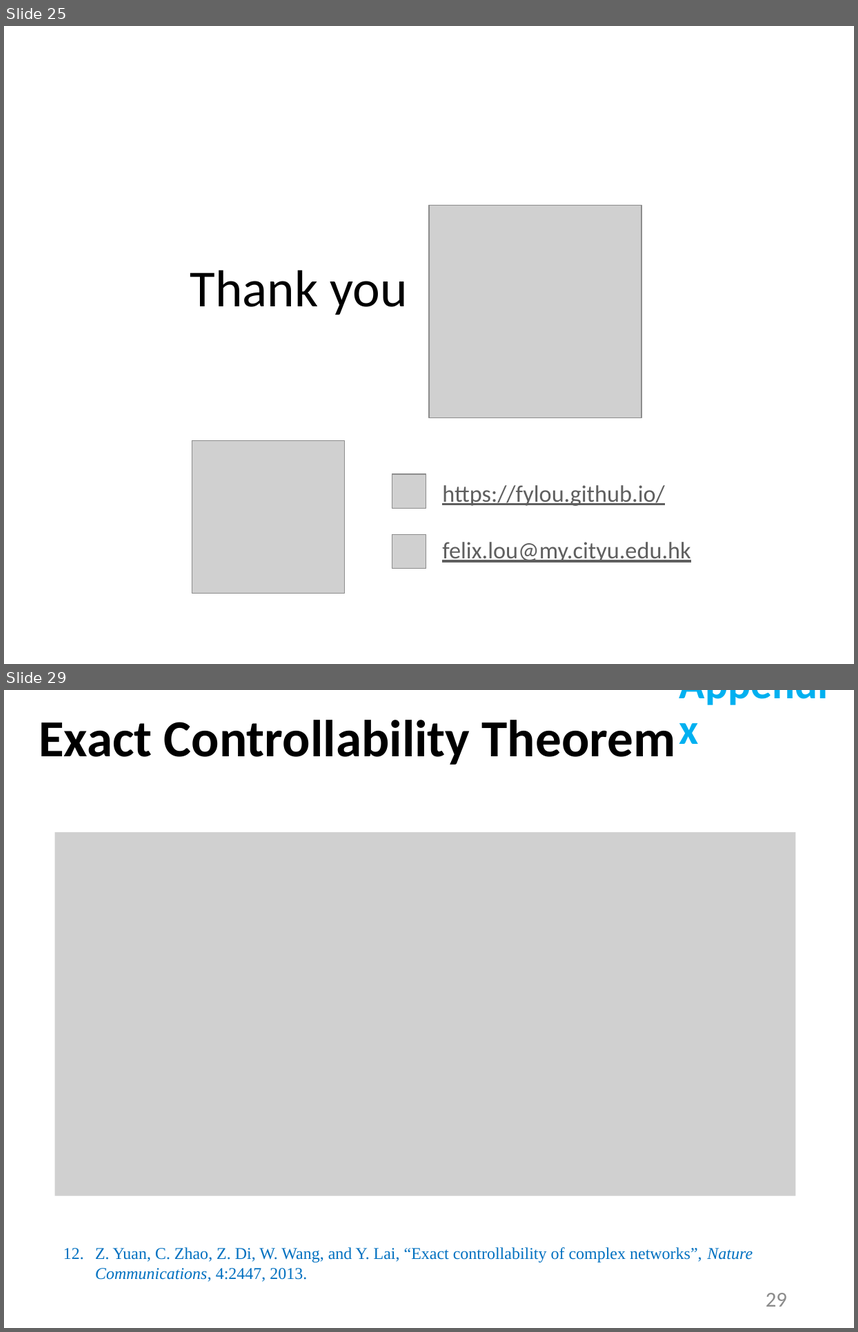
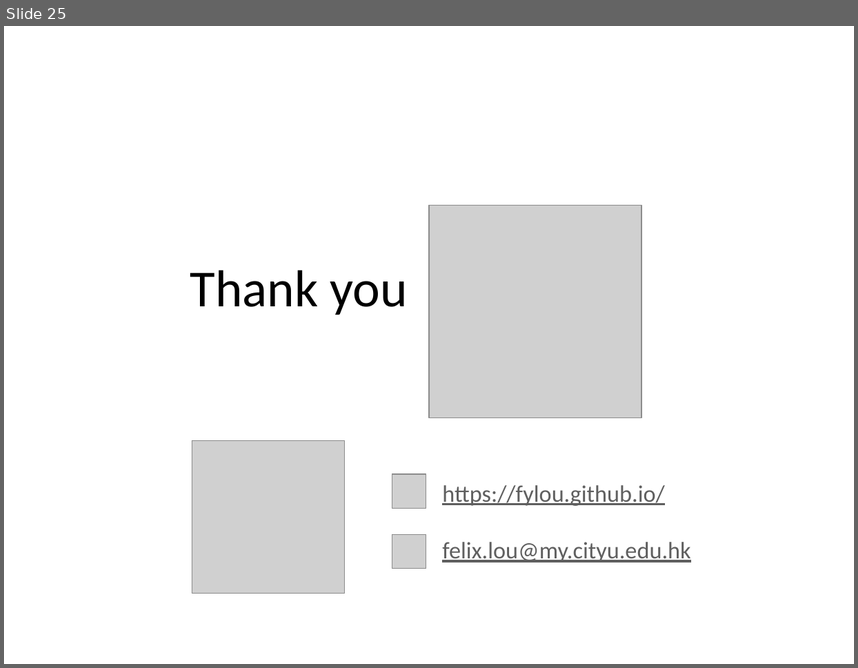
Before and after one commit to ylou-nycu/fylou.github.io, a slide deck: Lou20.ppsx. Shown one above the other, each under a label of ours: slides 25 and 29 before the commit, slide 25 after it; the slides between them are not shown. The pictures are 858x1332 and 858x668 pixels, drawn with LibreOffice and Linux fonts; fonts in the diff are those of the drawing; grey boxes stand for pictures. Boxes give left, top, right and bottom in pixels: in the first picture for what was removed or moved away, otherwise in the second. Text is boxed around its words. In the diff, an @@ line names an element or a change of style, - is before the commit and + after.

```diff
--- a/Lou20.ppsx
+++ b/Lou20.ppsx
@@ slide 29 removed at (x1=4, y1=690, x2=854, y2=1328), background #FFFFFF @@
@@ text removed at (x1=671, y1=690, x2=854, y2=758) @@
-Appendix
@@ text removed at (x1=38, y1=720, x2=676, y2=765) @@
-Exact Controllability Theorem
@@ picture removed at (x1=55, y1=832, x2=795, y2=1195) @@
@@ text removed at (x1=95, y1=1247, x2=753, y2=1281) @@
-12. Z. Yuan, C. Zhao, Z. Di, W. Wang, and Y. Lai, “Exact controllability of complex networks”, Nature Communications, 4:2447, 2013.
@@ page number removed at (x1=766, y1=1292, x2=787, y2=1306) @@
-29
```
Also in this commit, not shown: 1 slide changed, 5 other slides removed.
